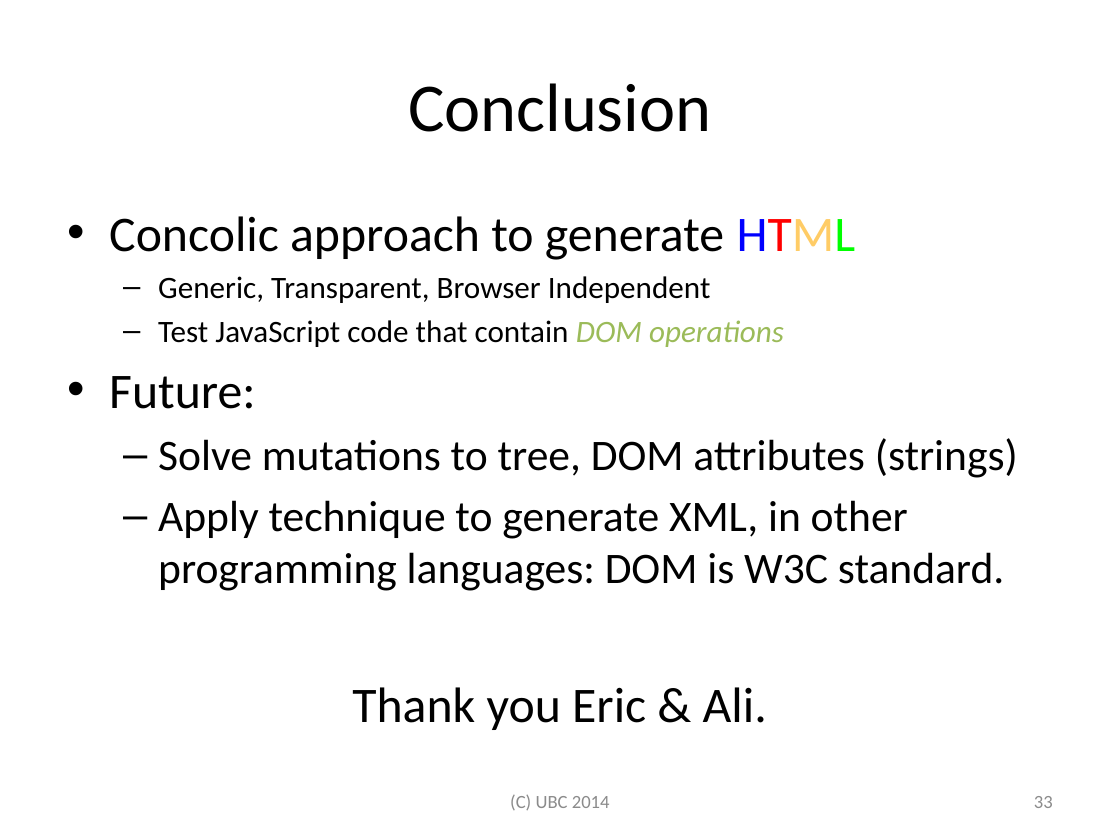
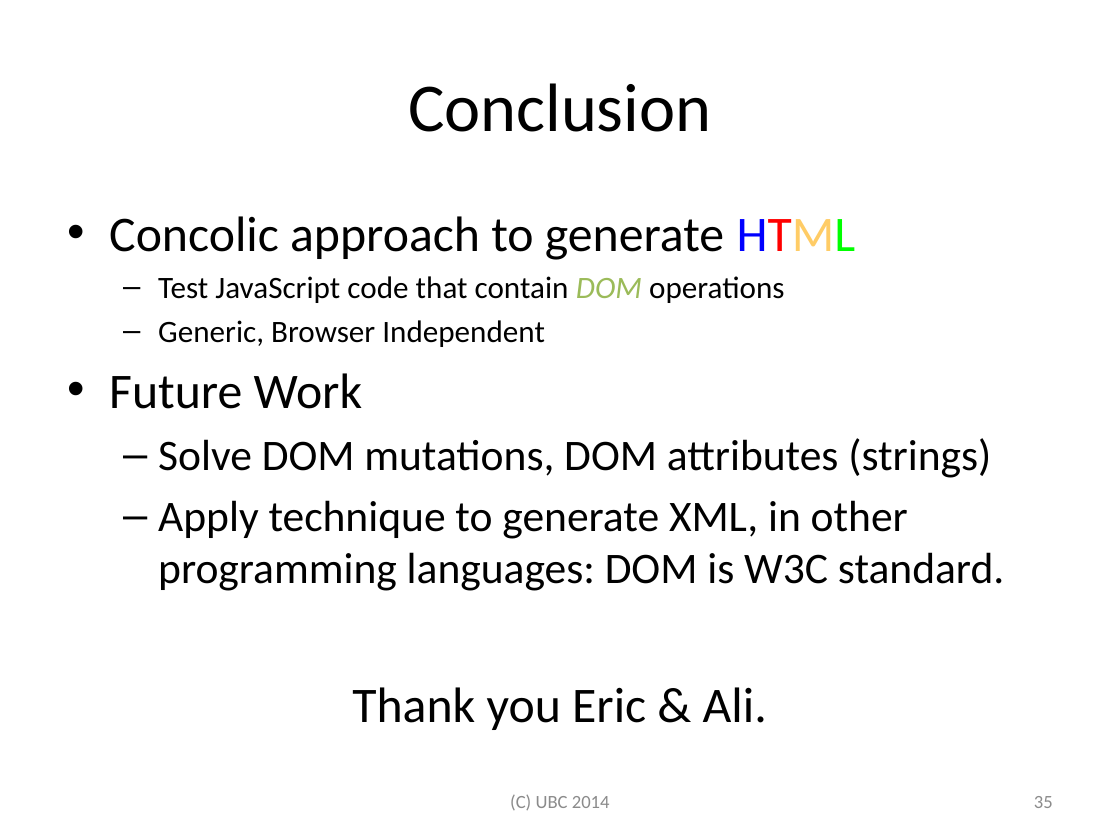
Before and after one commit to jamestklo/ConcolicJS, a slide deck: slide 36 of docs/csRPE-tkloReport.pptx (slide 34 before the commit). Drawn at 1120x840 pixels with LibreOffice and Linux fonts; fonts in the diff are those of the drawing. Boxes give left, top, right and bottom in pixels: in the first picture for what was removed or moved away, otherwise in the second. Text is boxed around its words. In the diff, an @@ line names an element or a change of style, - is before the commit and + after.

```diff
--- a/docs/csRPE-tkloReport.pptx
+++ b/docs/csRPE-tkloReport.pptx
@@ text at <box>158,276,711,303</box>: paragraph removed @@
-  – Generic, Transparent, Browser Independent
@@ text at <box>158,276,785,303</box>: text colour #9BBB59 to #000000, italic off in "operations" @@
@@ text at <box>109,320,991,478</box>: text changed @@
-• Future:
-  – Solve mutations to tree, DOM attributes (strings)
+  – Generic, Browser Independent
+• Future Work
+  – Solve DOM mutations, DOM attributes (strings)
@@ page number at <box>1034,796,1053,808</box>: text changed @@
-33
+35
```
Also in this commit, not shown: 24 other slides changed, 5 slides added, 3 slides removed, 7 other files.
